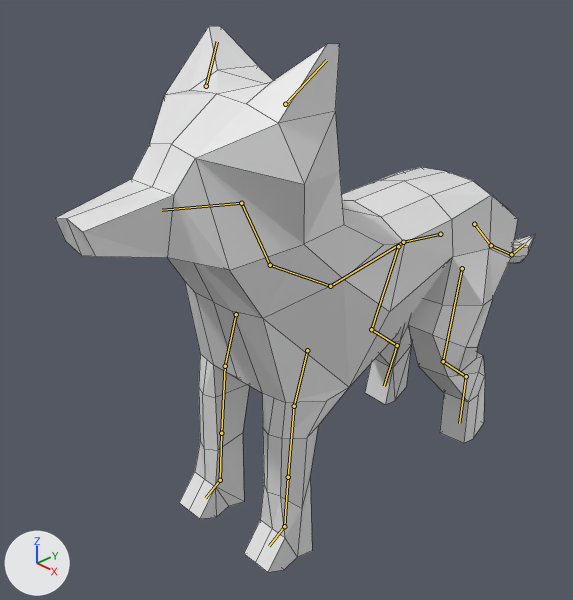
Before and after pictures for a commit that changed the Blender file art/model/wolf_model_0.1.blend.
Rendered twice from a 50 mm camera at (8.88, -10.52, 6.05) aimed at (-0.86, -1.04, -0.65). The axes (+X, +Y, +Z) are drawn at lower left. The lights are the same throughout. The bones that bend it are drawn over the model as lines. Mesh edges are drawn as thin lines.

Names of what the first picture shows: 'wolfmesh'.
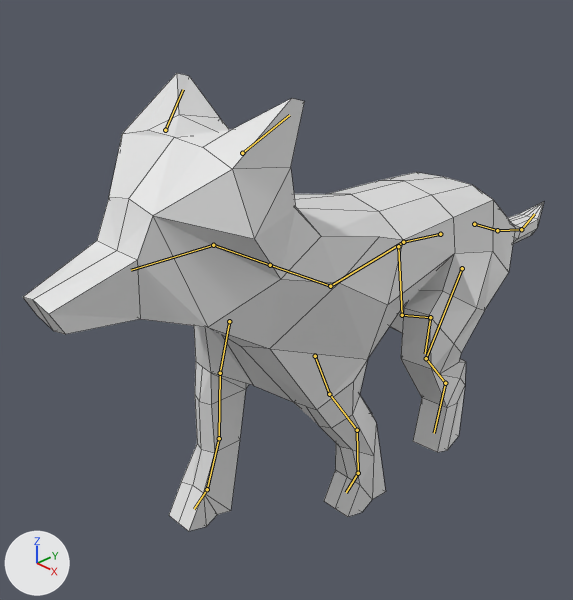
The newer file adds an action. The first version stands in its rest pose; the second is drawn at frame 10 of the action 'dodge.b'.

Location of each change, [x1, y1, x2, y2] in pixels of the pictures (573 x 600 px):
'wolfmesh', posed (9% wider, 16% shorter)
    before: [55, 26, 535, 572]
    after: [23, 73, 544, 531]
bone 'neck', root to tip
    before: (270, 265) to (241, 203)
    after: (270, 265) to (213, 245)
bone 'head', root to tip
    before: (241, 203) to (162, 210)
    after: (213, 245) to (131, 270)
bone 'ear.l', root to tip
    before: (285, 104) to (326, 60)
    after: (242, 153) to (289, 115)
bone 'ear.r', root to tip
    before: (206, 86) to (217, 41)
    after: (165, 130) to (183, 89)
bone 'frontleg1.l', root to tip
    before: (307, 350) to (294, 406)
    after: (315, 356) to (329, 394)
bone 'frontleg3.l', root to tip
    before: (288, 477) to (284, 526)
    after: (357, 430) to (358, 473)
bone 'frontleg1.r', root to tip
    before: (236, 314) to (225, 366)
    after: (229, 321) to (220, 373)
bone 'frontleg3.r', root to tip
    before: (221, 433) to (220, 480)
    after: (219, 438) to (207, 489)
bone 'frontpaw.r', root to tip
    before: (220, 480) to (205, 498)
    after: (207, 489) to (194, 509)
bone 'hindleg1.l', root to tip
    before: (462, 268) to (443, 361)
    after: (462, 268) to (426, 358)
bone 'hindleg2.l', root to tip
    before: (443, 361) to (466, 376)
    after: (426, 358) to (445, 383)
bone 'tail1', root to tip
    before: (474, 224) to (491, 245)
    after: (474, 224) to (497, 230)
bone 'tail2', root to tip
    before: (491, 245) to (511, 254)
    after: (497, 230) to (521, 229)
bone 'hindleg1.r', root to tip
    before: (398, 246) to (371, 329)
    after: (398, 246) to (402, 315)
bone 'hindleg2.r', root to tip
    before: (371, 329) to (397, 345)
    after: (402, 315) to (430, 317)

The edits, one by one:
Bone 'neck' (bone_neck) turns from (0, 0, 0) to (34, 0, 0) degrees about its own x, y and z.
Bone 'head' (bone_head) turns from (0, 0, 0) to (-26, 0, 0) degrees about its own x, y and z.
Bone 'ear.l' (bone_ear_l) turns from (0, 0, 0) to (-17, -6, 4) degrees about its own x, y and z.
Bone 'ear.r' (bone_ear_r) turns from (0, 0, 0) to (-17, 6, -4) degrees about its own x, y and z.
Bone 'frontleg1.l' (bone_frontleg1_l) moves from (0.0, 0.0, 0.0) to (0.0, 0.12, 0.23).
Bone 'frontleg1.l' (bone_frontleg1_l) turns from (0, 0, 0) to (40, 0, 0) degrees about its own x, y and z.
Bone 'frontleg3.l' (bone_frontleg3_l) turns from (0, 0, 0) to (-31, 0, 0) degrees about its own x, y and z.
Bone 'frontleg1.r' (bone_frontleg1_r) moves from (0.0, 0.0, 0.0) to (0.0, 0.12, -0.13).
Bone 'frontleg1.r' (bone_frontleg1_r) turns from (0, 0, 0) to (2, 0, 0) degrees about its own x, y and z.
Bone 'frontleg3.r' (bone_frontleg3_r) turns from (0, 0, 0) to (-17, 0, 0) degrees about its own x, y and z.
Bone 'frontpaw.r' (bone_frontpaw_r) turns from (0, 0, 0) to (25, 0, 0) degrees about its own x, y and z.
Bone 'hindleg1.l' (bone_hindleg1_l) turns from (0, 0, 0) to (-20, -2, -2) degrees about its own x, y and z.
Bone 'hindleg2.l' (bone_hindleg2_l) turns from (0, 0, 0) to (10, 0, 0) degrees about its own x, y and z.
Bone 'tail1' (bone_tail1) turns from (0, 0, 0) to (20, 0, 0) degrees about its own x, y and z.
Bone 'tail2' (bone_tail2) turns from (0, 0, 0) to (-6, 0, 0) degrees about its own x, y and z.
Bone 'hindleg1.r' (bone_hindleg1_r) turns from (0, 0, 0) to (32, -1, -4) degrees about its own x, y and z.
Bone 'hindleg2.r' (bone_hindleg2_r) turns from (0, 0, 0) to (-16, 0, 0) degrees about its own x, y and z.
